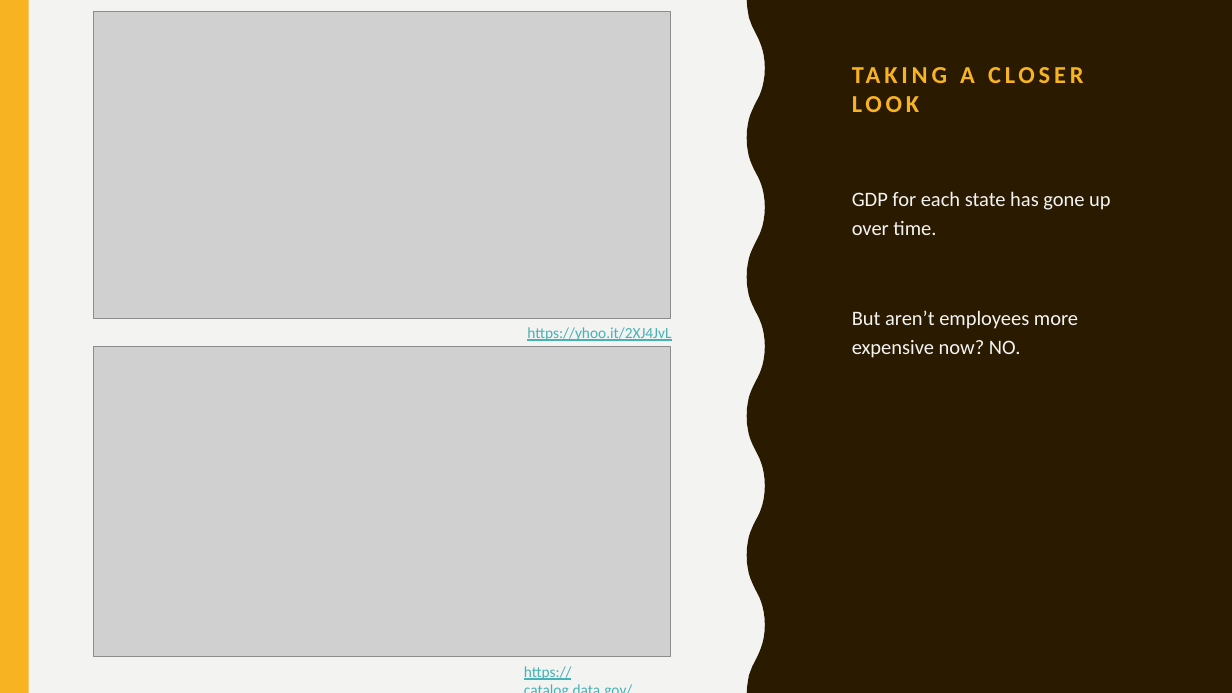
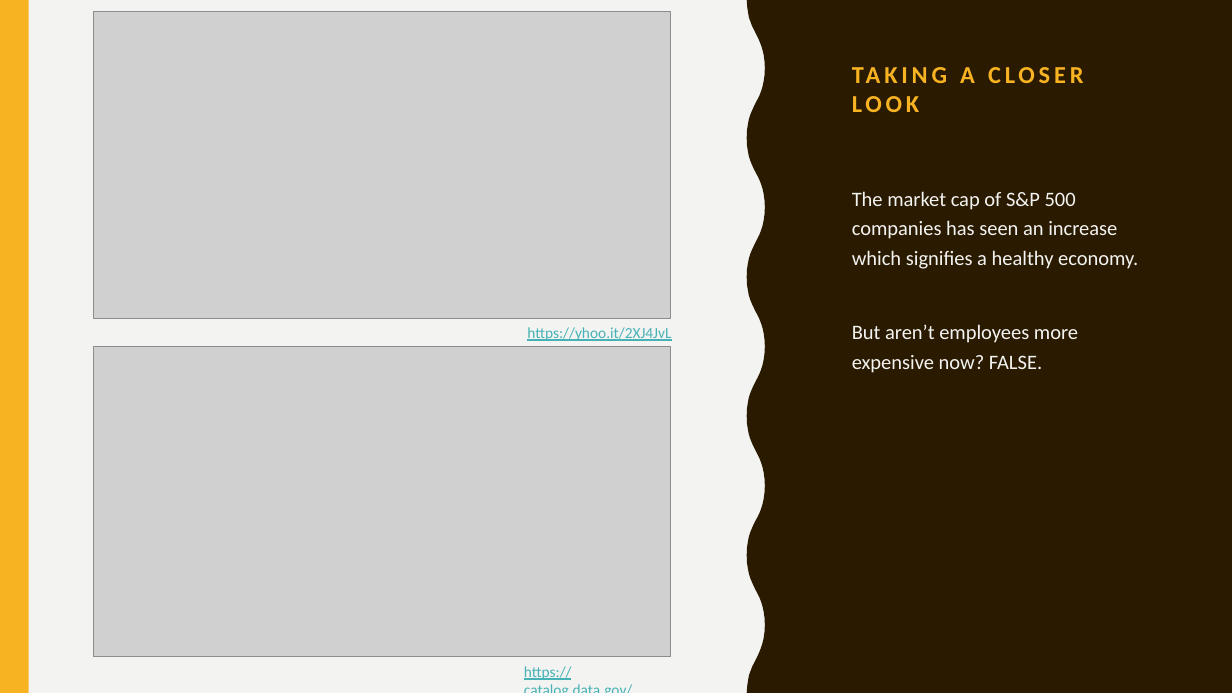
Before and after one commit to kathleeng77/Open-Source-Project-1, a slide deck: slide 12 of presentation/women-in-workforce.pptx. Drawn at 1232x693 pixels with LibreOffice and Linux fonts; fonts in the diff are those of the drawing; grey boxes stand for pictures. Boxes give left, top, right and bottom in pixels: in the first picture for what was removed or moved away, otherwise in the second. Text is boxed around its words. In the diff, an @@ line names an element or a change of style, - is before the commit and + after.

Commit message:
updated one presentation slide

```diff
--- a/presentation/women-in-workforce.pptx
+++ b/presentation/women-in-workforce.pptx
@@ text at (852,191,1138,373): text changed @@
-GDP for each state has gone up over time.
-But aren’t employees more expensive now? NO.
+The market cap of S&P 500 companies has seen an increase which signifies a healthy economy.
+But aren’t employees more expensive now? FALSE.
```
Also in this commit, not shown: 1 other slide changed.
